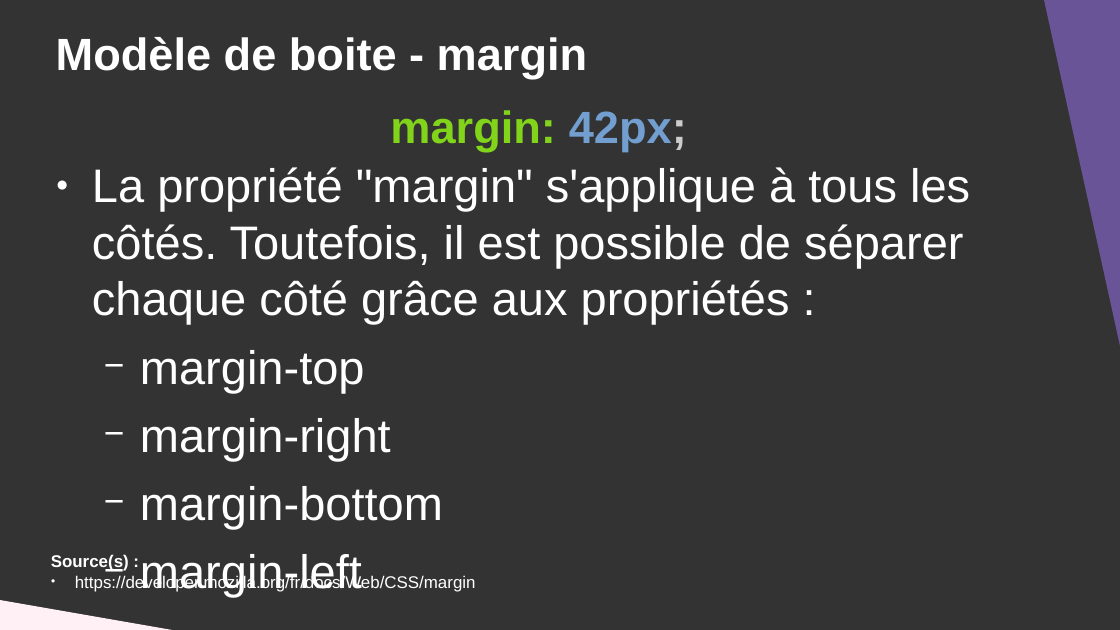
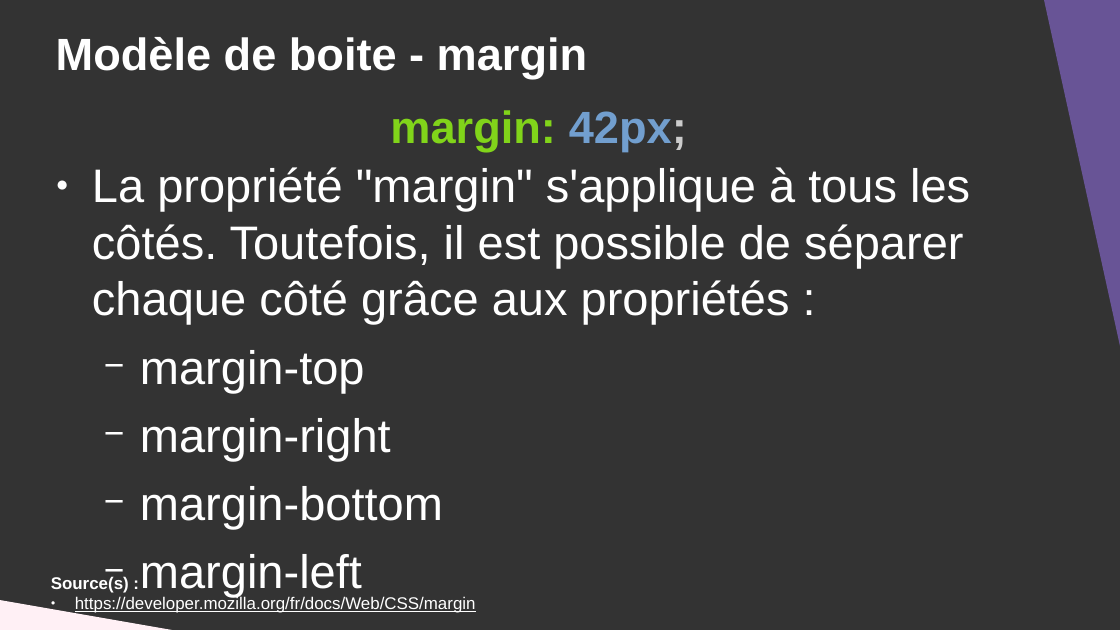
Before and after one commit to DanYellow/cours, a slide deck: slide 40 of integration-web-s1/travaux-pratiques/numero-5/presentation.odp (slide 41 before the commit). Drawn at 1120x630 pixels with LibreOffice and Linux fonts; fonts in the diff are those of the drawing. Boxes give left, top, right and bottom in pixels: in the first picture for what was removed or moved away, otherwise in the second. Text is boxed around its words. In the diff, an @@ line names an element or a change of style, - is before the commit and + after.

```diff
--- a/integration-web-s1/travaux-pratiques/numero-5/presentation.odp
+++ b/integration-web-s1/travaux-pratiques/numero-5/presentation.odp
@@ text "Source(s) :" at [51, 576, 476, 613]: vertical alignment top to bottom @@
@@ text at [75, 595, 476, 613]: underline on in "https://developer.mozilla.org/fr/docs/Web/CSS/margin" @@
```
Also in this commit, not shown: 10 other slides changed, 2 slides added, 2 slides removed, 1 other file.
